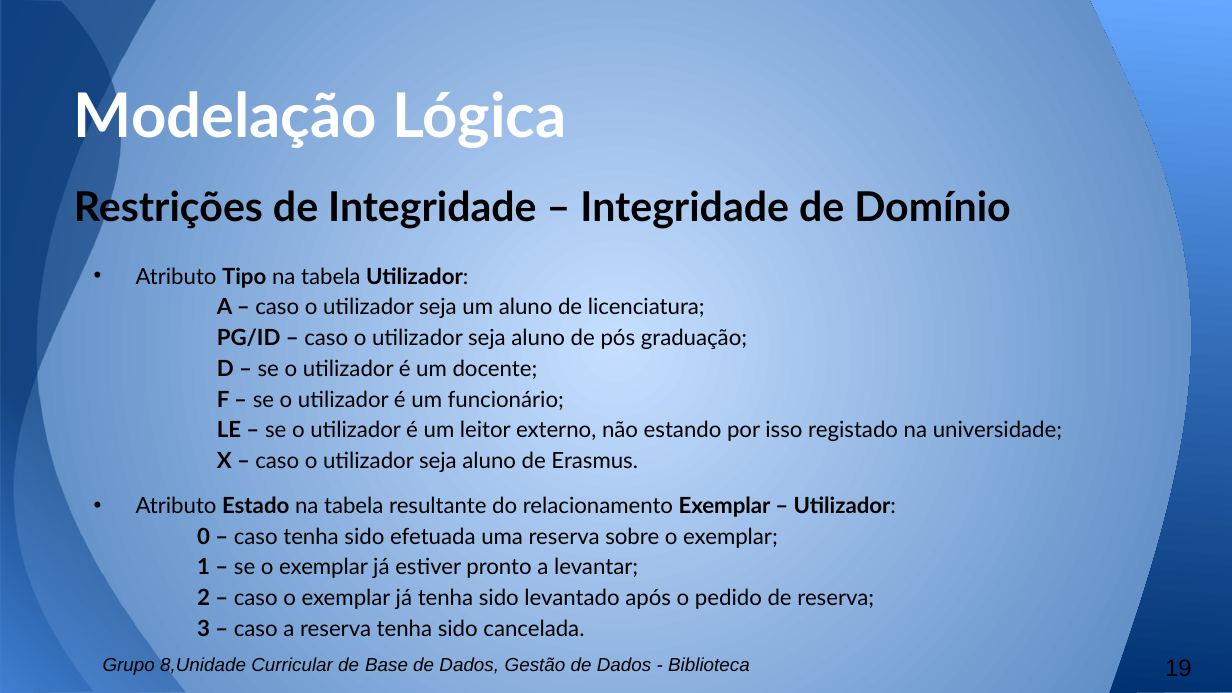
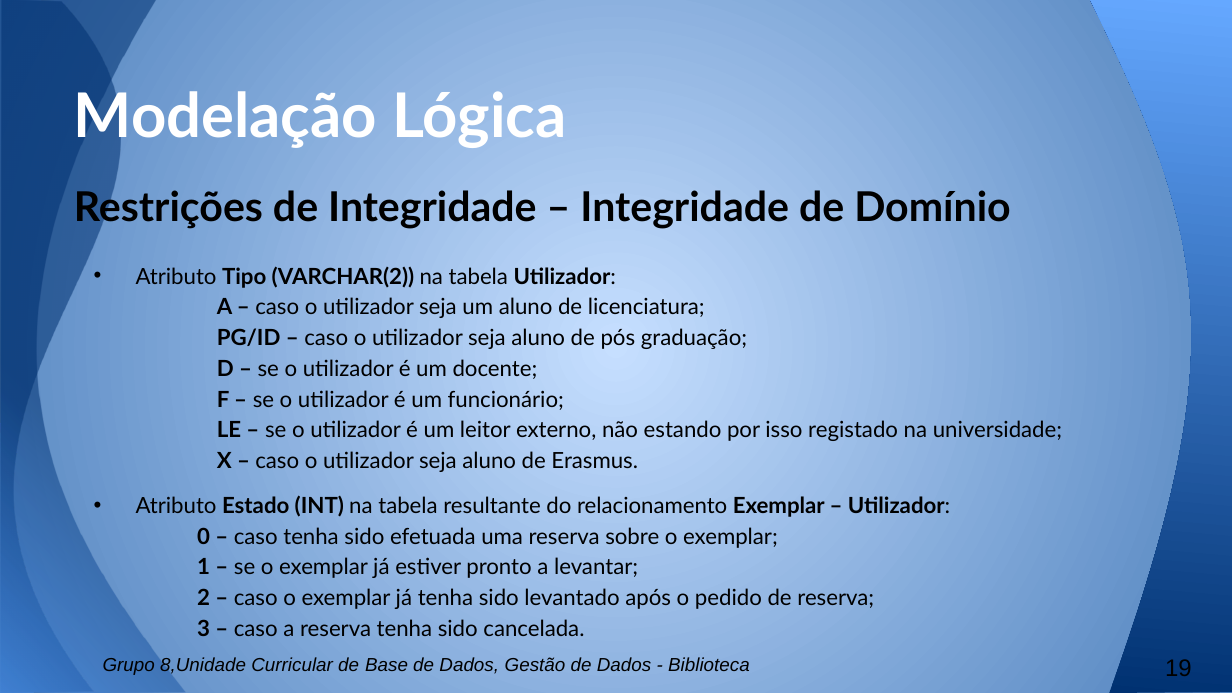
Before and after one commit to b-p3r/BD-1516, a slide deck: slide 19 of Apresentacao/Apresentacao-andre.pptx. Drawn at 1232x693 pixels with LibreOffice and Linux fonts; fonts in the diff are those of the drawing. Boxes give left, top, right and bottom in pixels: in the first picture for what was removed or moved away, otherwise in the second. Text is boxed around its words. In the diff, an @@ line names an element or a change of style, - is before the commit and + after.

```diff
--- a/Apresentacao/Apresentacao-andre.pptx
+++ b/Apresentacao/Apresentacao-andre.pptx
@@ text at (136, 266, 616, 288): text changed; bold on @@
-• Atributo Tipo na tabela Utilizador:
+• Atributo Tipo (VARCHAR(2)) na tabela Utilizador:
@@ text at (136, 495, 950, 517): text changed @@
-• Atributo Estado na tabela resultante do relacionamento Exemplar – Utilizador:
+• Atributo Estado (INT) na tabela resultante do relacionamento Exemplar – Utilizador:
```
Also in this commit, not shown: 6 other slides changed, 1 other file.
